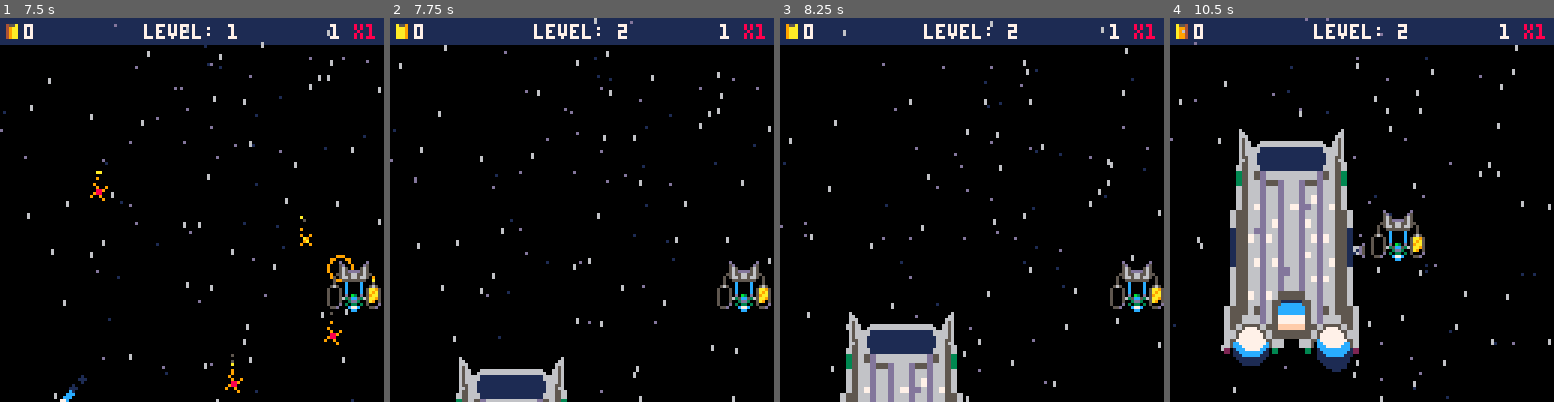
Above: before the commit, frames 1-4 (left to right).
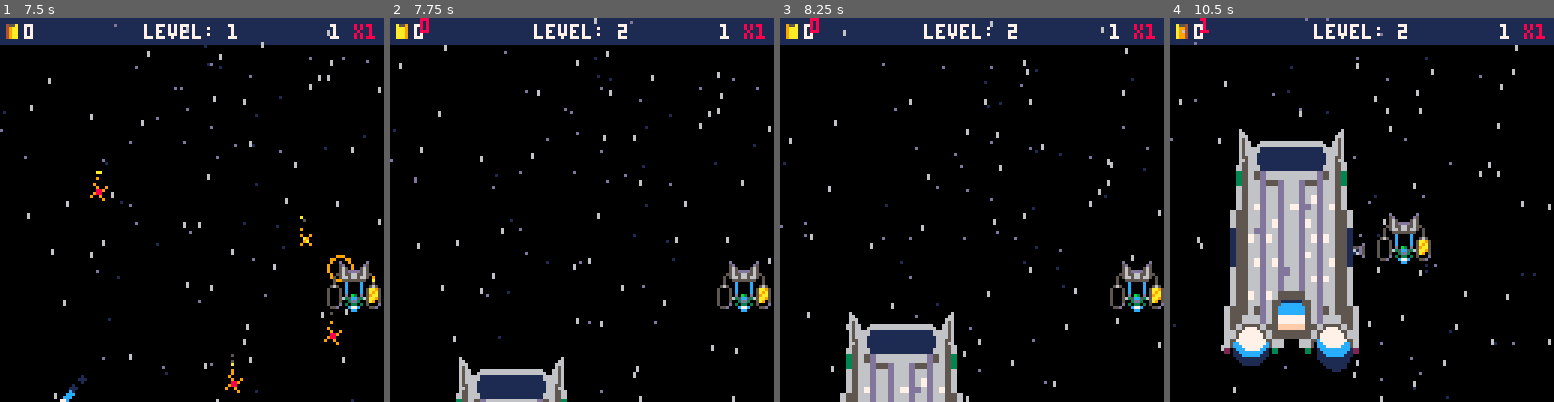
Above: after the commit, the same moments.

Repository: jacobneal65/drop-p8
Game: PICO-8 cartridge drop.p8
The game is run twice, just before and just after one commit, with the same random seed, the same clock (stepped at 60 frames per second) and the same inputs.
Inputs:
- Up to frame 1 (7.5 s): hold Right 1.6-2.1 s; hold Up 2.15-2.42 s; hold Right 2.47-3.03 s; hold Left 3.08-3.58 s; hold Down 3.63-3.97 s; hold Right 4.02-4.68 s; hold Up 4.73-5.03 s; hold Left 5.08-5.68 s; hold Down 5.73-6.03 s; hold Right 6.08-6.58 s; hold Right 6.63-7.13 s; hold Up 7.18-7.45 s
- Up to frame 2 (7.75 s): hold Right from 7.5 s (still down)
- Up to frame 3 (8.25 s): release Right at 8.07 s; hold Left from 8.12 s (still down)
- Up to frame 4 (10.5 s): release Left at 8.62 s; hold Down 8.67-9 s; hold Right 9.05-9.72 s; hold Up 9.77-10.07 s; hold Left from 10.12 s (still down)

Frame 1 is identical in both runs. In frame 2, less than 0.1% of the frame differs, in the area x 7-11%, y 0-4%; in frame 3, less than 0.1%; in frame 4, 1.2%, in the area x 7-68%, y 0-65%.

Commit message:
update eol animations

Diff:
--- a/drop.p8
+++ b/drop.p8
@@ -594,7 +594,6 @@
 -->8
 --end of level
 function init_eol()
-	eol_t=0
 	s_tmr=0
 	dk_tmr=0--dock
 	m_off=80
@@ -604,22 +603,28 @@
 	rst_pspr()
 	fr_spr,fl_spr=36,52--tanks
 	dock_spr=76
+	wrp_spr=86
+	w_off=-100
 	gen_tmr=0--general timer
-	ip_x=p_x
-	ip_y=p_y
+	ip_x,ip_y=p_x,p_y
+
 	e_state=0
 	_upd=upd_eol
 	_drw=drw_eol
 end
 
 function upd_eol()
+	debug[1]=e_state
 	--lerp the player to middle
-	m_off=max(0,m_off-1)
-	if m_off == 0 and e_state==0 then
-		e_state=1
-	end
+	if e_state == 0 then
+		m_off=max(0,m_off-1)
+		if m_off == 0 then
+			e_state=1
+		end
+	end
+
 	if mv_plyr then
-		p_lerp()
+		p_lerp(74,72)
 	else
 		s_tmr=min(s_tmr+1,90)
 		if s_tmr==60 then
@@ -663,9 +668,39 @@
 		else
 			gen_tmr+=1
 		end
-
-	end
-
+	end
+	if e_state==3 then
+		--retract
+		if gen_tmr > 2 then
+			dock_spr+=1
+			gen_tmr=0
+			sfx(13)
+			if dock_spr==76 then
+				e_state=4
+				ip_x,ip_y=p_x,p_y
+				gen_tmr=0
+			end
+		else
+		 gen_tmr+=1
+		end
+	end
+	if e_state==4 then
+		m_off+=1
+		p_lerp(54,64)
+		if m_off>150 then
+			e_state=5
+			gen_tmr=0
+		end
+	end
+	if e_state==5 then
+		w_off=0
+		gen_tmr+=1
+		if gen_tmr>10 then
+			wrp_spr=min(wrp_spr+2,90)
+			gen_tmr=0
+		end
+
+	end
 --	if level < #levels+1 then
 -- init_fruitlet()
 --		init_fruit_wave()
@@ -675,12 +710,12 @@
 
 end
 
-function p_lerp()
-	eol_t=min(eol_t+0.01,1)
- local _t=easeinoutovershoot(eol_t)
-	p_x=lerp(ip_x,74,_t)
-	p_y=lerp(ip_y,72,_t)
-	if eol_t==1 then
+function p_lerp(ex,ey)
+	gen_tmr=min(gen_tmr+0.01,1)
+ local _t=easeinoutovershoot(gen_tmr)
+	p_x=lerp(ip_x,ex,_t)
+	p_y=lerp(ip_y,ey,_t)
+	if gen_tmr==1 then
 		mv_plyr=false
 	end
 end
@@ -689,6 +724,7 @@
 	drw_player()
 	drw_points()
 	draw_mothership()
+	draw_warp()
 end
 
 function draw_mothership()
@@ -701,8 +737,8 @@
 end
 
 --warp to next area
-function warp()
-
+function draw_warp()
+	spr(wrp_spr,52,20+w_off,2,2)
 end
 
 
@@ -1008,26 +1044,26 @@
 000500000005000000050000000a0000000500000000000005422450054225000000000000000000000000000000000000000000000000000000000000000000
 00000000000000000000000000000000000000000000000000000000000000000000000000000000000000000000000000000000000000000000000000000000
 0000000000000000000000000000000000000000000000000000000d000000d000000d000000d000000d000000d000000d000000000000000000000000000000
-000000000000000000000000000000000000000000000000661661d516616d506166d500661d500066d500006d500000d5000000000000000000000000000000
-000000000000000000000000000000000000000000000000616616d566166d501661d500616d500061d500001d500000d5000000000000000000000000000000
-000000000000000000000000000000000000000000000000166166d561661d506616d500166d500016d500006d500000d5000000000000000000000000000000
+000000000000000000000000000000000000000000000000551551d315515d505155d500551d500055d500005d500000d5000000000000000000000000000000
+000000000000000000000000000000000000000000000000616616d366166d501661d500616d500061d500001d500000d5000000000000000000000000000000
+000000000000000000000000000000000000000000000000166166d361661d506616d500166d500016d500006d500000d5000000000000000000000000000000
 0000000600000000000000000000000000000000060000000000000d000000d000000d000000d000000d000000d000000d000000000000000000000000000000
 00000006600000000000000000000000000000006600000000000000000000000000000000000000000000000000000000000000000000000000000000000000
 00000006660000000000000000000000000000066600000000000000000000000000000000000000000000000000000000000000000000000000000000000000
 00000006560000000000000000000000000000065600000000000000000000000000000000000000000000000000000000000000000000000000000000000000
 00000006566000666666666666666666666000665600000000000000000000000000000000000000000000000000000000000000000000000000000000000000
 00000006566006666666666666666666666600665600000000000000000000000000000000000000000000000000000000000000000000000000000000000000
-00000006566666111111111111111111111666665600000000000000000000000000000000000000000000000000000000000000000000000000000000000000
-00000006566666111111111111111111111666665600000000000000000000000000000000000000000000000000000000000000000000000000000000000000
-00000006566661111111111111111111111166665600000000000000000000000000000000000000000000000000000000000000000000000000000000000000
-00000006556661111111111111111111111166655600000000000000000000000000000000000000000000000000000000000000000000000000000000000000
-00000006656661111111111111111111111166656600000000000000000000000000000000000000000000000000000000000000000000000000000000000000
-00000006556661111111111111111111111166655660000000000000000000000000000000000000000000000000000000000000000000000000000000000000
-00000066556666111111111111111111111666655660000000000000000000000000000000000000000000000000000000000000000000000000000000000000
-00000066556666111111111111111111111666655660000000000000000000000000000000000000000000000000000000000000000000000000000000000000
-00000033556655dd66666666666666666dd556655330000000000000000000000000000000000000000000000000000000000000000000000000000000000000
-00000033556655dd66666666666666666dd556655330000000000000000000000000000000000000000000000000000000000000000000000000000000000000
-00000033556655dd66666666666666666dd556655330000000000000000000000000000000000000000000000000000000000000000000000000000000000000
+00000006566666111111111111111111111666665600000000003333333300000000000000000000000000000000000000000000000000000000000000000000
+0000000656666611111111111111111111166666560000000003bbbbbbbb30000000333333330000000000000000000000000000000000000000000000000000
+000000065666611111111111111111111111666656000000033bbbbbbbbbb3300333bbbbbbbb3330000000000000000000000000000000000000000000000000
+00000006556661111111111111111111111166655600000003bbb333333bbb303bbbbbbbbbbbbbb3000333333333300000000000000000000000000000000000
+0000000665666111111111111111111111116665660000003bbb3bbbbbb3bbb33bb3333333333bb3033bbbbbbbbbb33000000000000000000000000000000000
+0000000655666111111111111111111111116665566000003bb3bbbbbbbb3bb33bb3333333333bb33bbb33333333bbb300000000000000000000000000000000
+0000006655666611111111111111111111166665566000003bbb3bbbbbb3bbb33bbbbbbbbbbbbbb3033bbbbbbbbbb33000000000000000000000000000000000
+00000066556666111111111111111111111666655660000003bbb333333bbb300333bbbbbbbb3330000333333333300000000000000000000000000000000000
+00000033556655dd66666666666666666dd5566553300000033bbbbbbbbbb3300000333333330000000000000000000000000000000000000000000000000000
+00000033556655dd66666666666666666dd55665533000000003bbbbbbbb30000000000000000000000000000000000000000000000000000000000000000000
+00000033556655dd66666666666666666dd556655330000000003333333300000000000000000000000000000000000000000000000000000000000000000000
 00000033556666dd5555dd66666dd5555dd666655330000000000000000000000000000000000000000000000000000000000000000000000000000000000000
 00000033556666dd5555dd66666dd5555dd666655330000000000000000000000000000000000000000000000000000000000000000000000000000000000000
 00000066556666dd6666dd66666dd6666dd666655660000000000000000000000000000000000000000000000000000000000000000000000000000000000000
